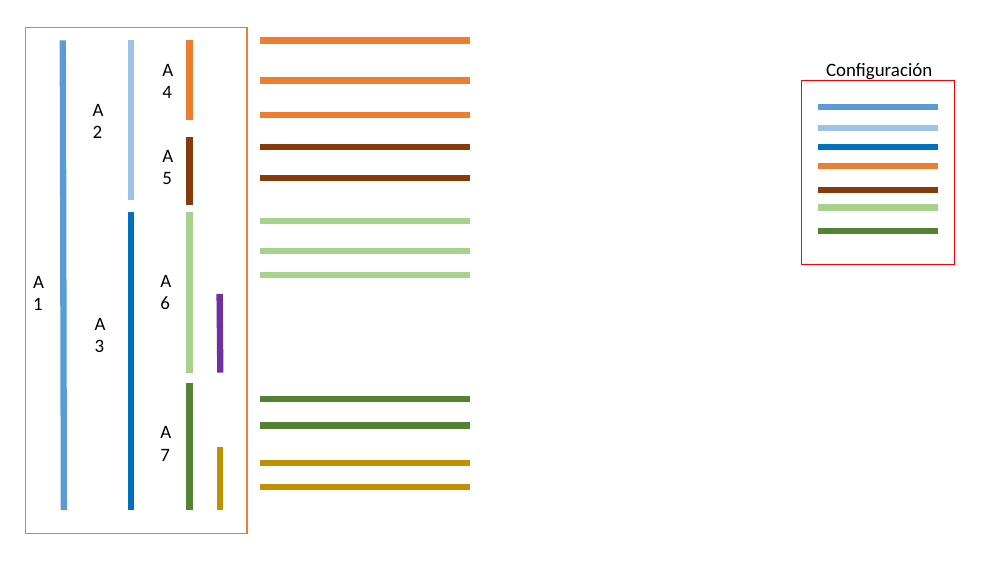
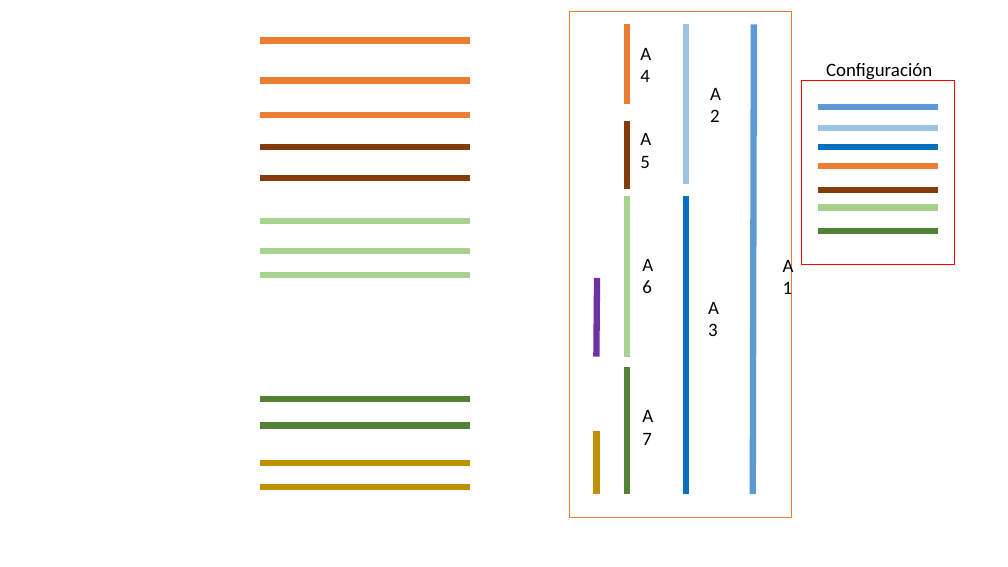
Before and after one commit to 4mbk0r/proyecto-utraid, a slide deck: slide 4 of diseño/Presentación1.pptx. Drawn at 1008x567 pixels with LibreOffice and Linux fonts; fonts in the diff are those of the drawing. Boxes give left, top, right and bottom in pixels: in the first picture for what was removed or moved away, otherwise in the second. Text is boxed around its words. In the diff, an @@ line names an element or a change of style, - is before the commit and + after.

```diff
--- a/diseño/Presentación1.pptx
+++ b/diseño/Presentación1.pptx
@@ rectangle moved from (x1=26, y1=28, x2=247, y2=533) to (x1=570, y1=12, x2=792, y2=517) @@
@@ rectangle at (x1=570, y1=12, x2=792, y2=517): mirrored @@
@@ line moved from (131, 41) - (131, 200) to (686, 24) - (686, 185) @@
@@ line moved from (63, 41) - (64, 510) to (754, 24) - (753, 494) @@
@@ text "A" moved from (x1=93, y1=104, x2=104, y2=138) to (x1=710, y1=88, x2=721, y2=122) @@
@@ 4 lines moved together from (x1=190, y1=41, x2=190, y2=510) to (x1=628, y1=24, x2=628, y2=494) @@
@@ line moved from (131, 212) - (131, 510) to (686, 196) - (686, 494) @@
@@ text "A" rewrapped from (x1=33, y1=276, x2=44, y2=310) to (x1=783, y1=256, x2=794, y2=300) @@
@@ line moved from (219, 294) - (220, 373) to (597, 278) - (597, 357) @@
@@ text "A" moved from (x1=95, y1=318, x2=106, y2=352) to (x1=708, y1=302, x2=719, y2=336) @@
@@ 4 texts moved together from (x1=160, y1=64, x2=173, y2=461) to (x1=640, y1=48, x2=653, y2=445) @@
@@ line moved from (220, 447) - (220, 510) to (597, 431) - (597, 494) @@
```
Also in this commit, not shown: 2 other slides changed, 3 slides added, 10 other files.
